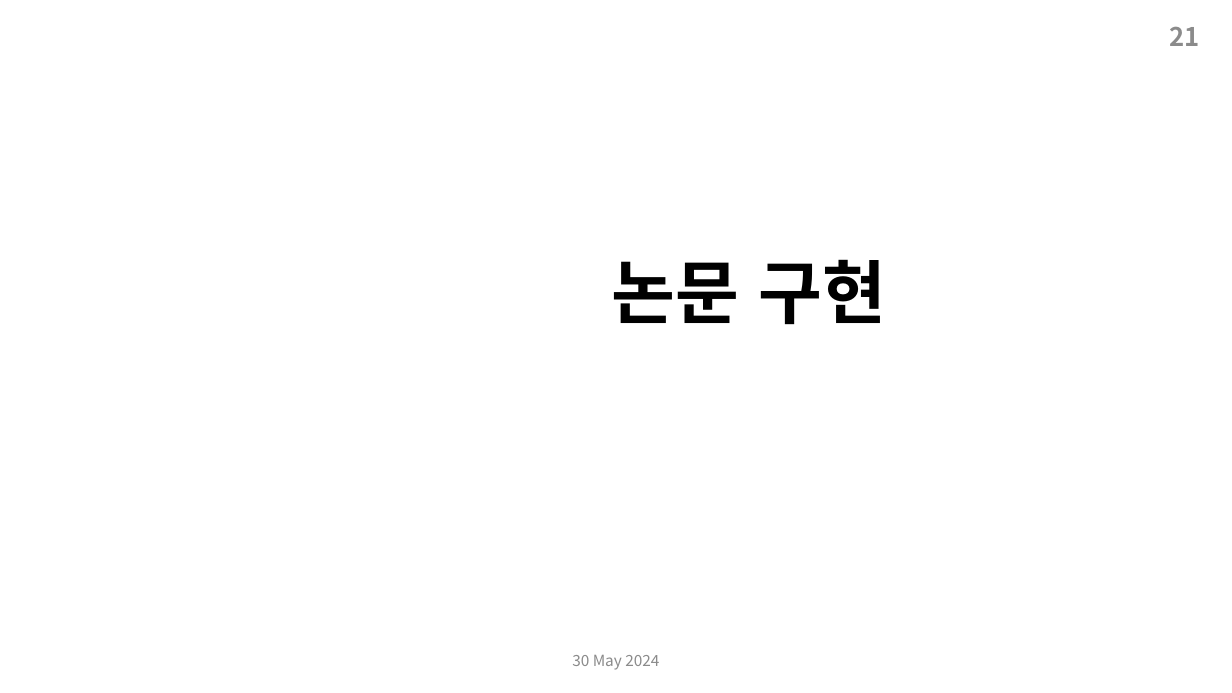
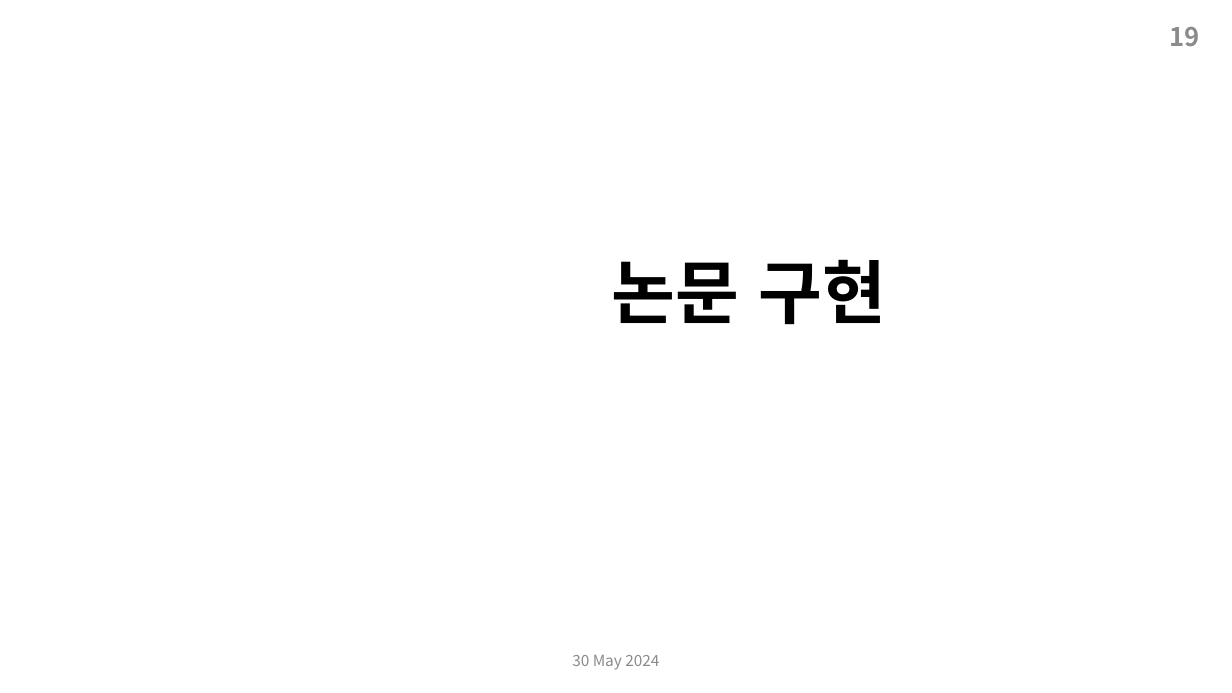
Before and after one commit to sangheonlee97/AI_Paper_Analysis_and_Implementation, a slide deck: slide 19 of ppts/CloseAi_이상헌_GPT.pptx. Drawn at 1232x693 pixels with LibreOffice and Linux fonts; fonts in the diff are those of the drawing. Boxes give left, top, right and bottom in pixels: in the first picture for what was removed or moved away, otherwise in the second. Text is boxed around its words. In the diff, an @@ line names an element or a change of style, - is before the commit and + after.

```diff
--- a/ppts/CloseAi_이상헌_GPT.pptx
+++ b/ppts/CloseAi_이상헌_GPT.pptx
@@ text at (1169, 27, 1199, 46): text changed @@
-21
+19
```
Also in this commit, not shown: 7 other slides changed, 1 slide added, 1 other file.
